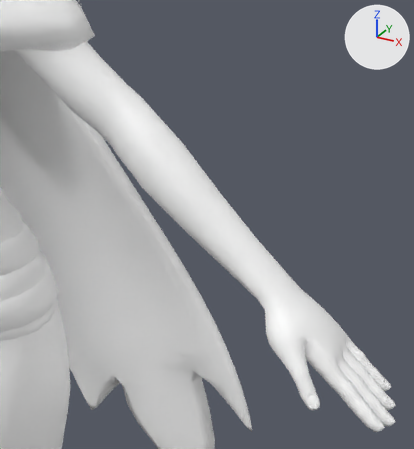
Renders of the FBX model Assets/Models/Character/Kali/Mesh_Kali/Kali.fbx from each side of a commit.
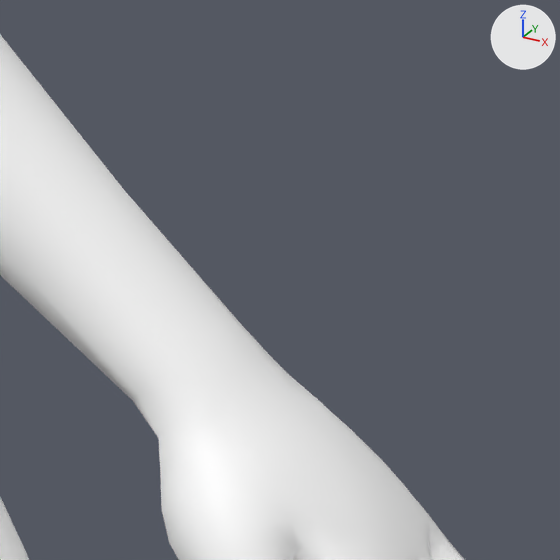
Each version appears first from a 50 mm lens placed at (0.614, -0.498, 1.168), pointed at (0.389, -0.089, 0.963), and next in a close-up on the part from 53% to 93% of the width and 40% to 77% of the height. Lighting does not change. The marker at upper right points along +X, +Y and +Z. Where no turn or scale is listed for an object, it has been applied to the vertices.

The older version as bpy lines, for what is in view:
```python
me_circle_005_001 = bpy.data.meshes.new('Circle_005.001')
me_circle_005_001.from_pydata(...)  # 1154 vertices, 1106 faces; spans x -0.245..0.397, y -0.204..0.048, z 0.438..1.228
me_circle_005_001.materials.append(mat_mat_kali)  # white #ffffff
me_circle_005_002 = bpy.data.meshes.new('Circle_005.002')
me_circle_005_002.from_pydata(...)  # 14042 vertices, 12592 faces; spans x -0.57..0.57, y -0.25..0.25, z 0.0..1.52
me_circle_005_002.materials.append(mat_mat_kali)  # white #ffffff
ob_cape = bpy.data.objects.new('Cape', me_circle_005_001)
ob_cape.location = (0.0, 0.0, 0.0)
ob_kali = bpy.data.objects.new('Kali', me_circle_005_002)
ob_kali.location = (0.0, 0.0, 0.0)
```
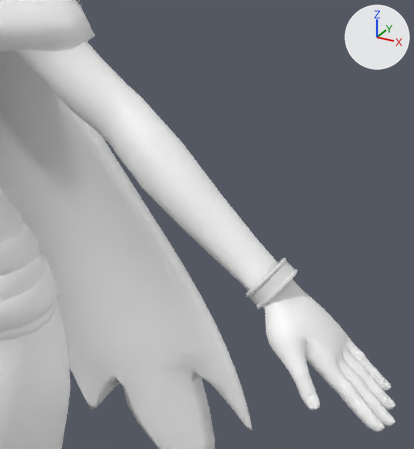
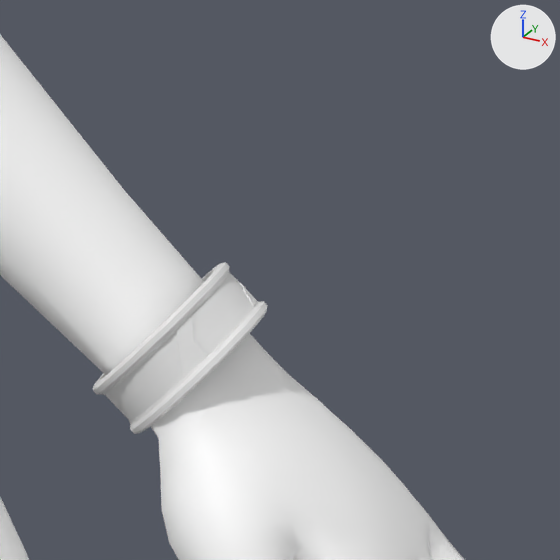
Location of each change, [x1, y1, x2, y2] in pixels of the close-ups (560 x 560 px):
'Kali_Bracelet', added
    after: [93, 262, 268, 434]
'Kali_Bracelet_Ecran', added
    after: [194, 274, 253, 354]

Edits to the bpy script that builds the scene:
```text
Add mat_material_007:
    mat_material_007 = principled_material('Material.007')
    mat_material_007.base_color = (0.8, 0.8, 0.8)  # white #e7e7e7
Add me_cylinder_004:
    me_cylinder_004.from_pydata(...)  # 21 vertices, 16 faces; spans x 0.0066..0.0174, y -0.018..0.0114, z 0.0087..0.0201
Add me_cylinder_007:
    me_cylinder_007.from_pydata(...)  # 678 vertices, 684 faces; spans x -0.0224..0.0204, y -0.0266..0.0226, z -0.0254..0.0229
    me_cylinder_007.materials.append(mat_material_007)  # white #e7e7e7
Add ob_kali_bracelet_ecran:
    ob_kali_bracelet_ecran = bpy.data.objects.new('Kali_Bracelet_Ecran', me_cylinder_004)
    ob_kali_bracelet_ecran.location = (0.4499, -0.0777, 0.9164)
Add ob_kali_bracelet:
    ob_kali_bracelet = bpy.data.objects.new('Kali_Bracelet', me_cylinder_007)
    ob_kali_bracelet.location = (0.4499, -0.0777, 0.9164)
```
